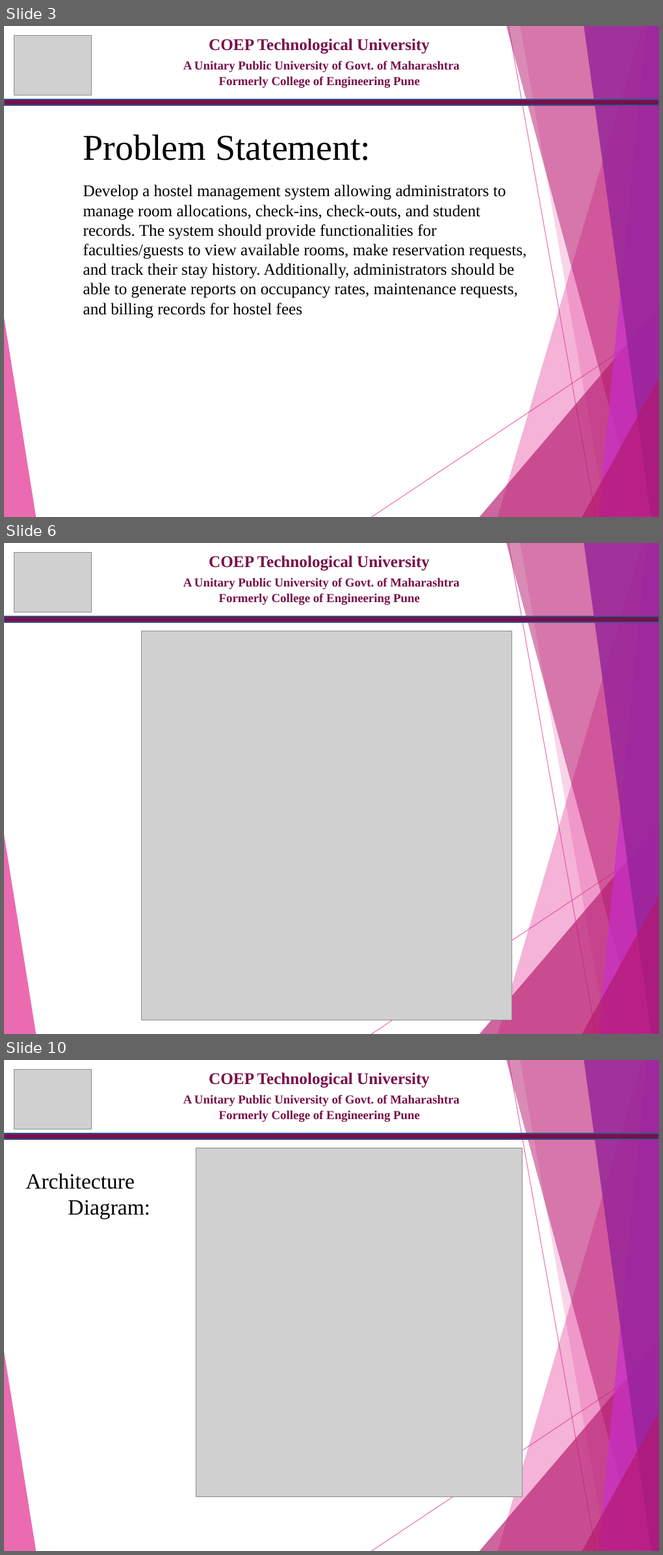
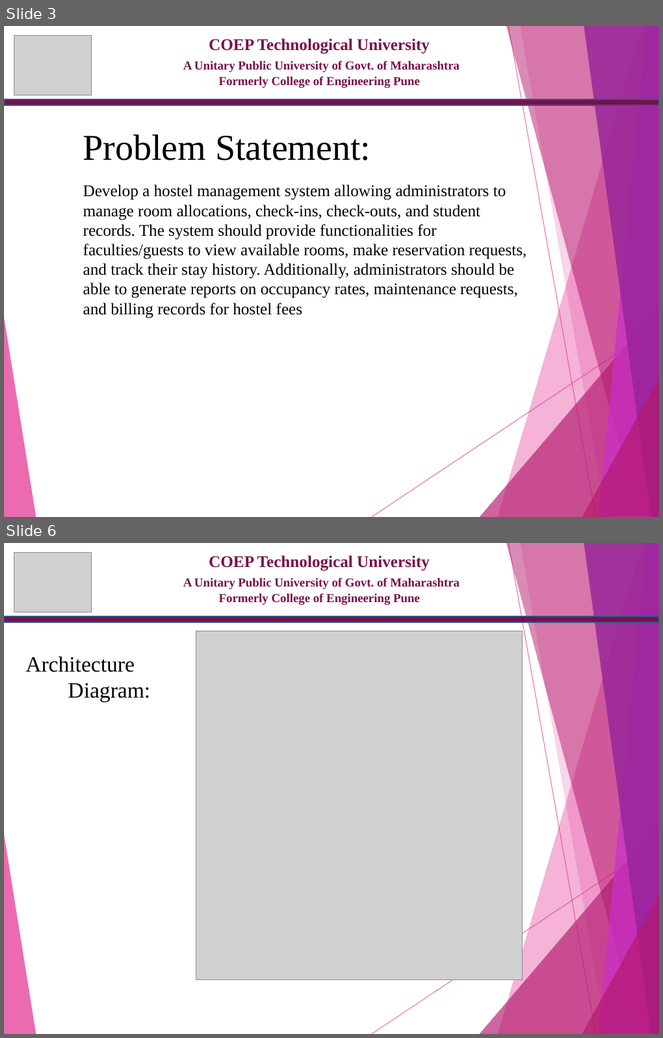
Before and after one commit to Anantahatwar09/Hostel-Management-COEP-Tech, a slide deck: HackSparrow.pptx. Shown one above the other, each under a label of ours: slides 3, 6 and 10 before the commit, slides 3 and 6 after it; the slides between them are not shown. The pictures are 663x1555 and 663x1038 pixels, drawn with LibreOffice and Linux fonts; fonts in the diff are those of the drawing; grey boxes stand for pictures. Boxes give left, top, right and bottom in pixels: in the first picture for what was removed or moved away, otherwise in the second. Text is boxed around its words. In the diff, an @@ line names an element or a change of style, - is before the commit and + after.

```diff
--- a/HackSparrow.pptx
+++ b/HackSparrow.pptx
@@ slide 6 removed at (4, 543, 659, 1034), background #FFFFFF; not listed: 10 template elements that a slide beside it also shows @@
@@ picture removed at (14, 553, 91, 613) @@
@@ text removed at (183, 555, 460, 605) @@
-COEP Technological University
-A Unitary Public University of Govt. of Maharashtra
-Formerly College of Engineering Pune
@@ rectangle removed at (4, 616, 659, 622) @@
@@ picture removed at (142, 631, 512, 1021) @@
@@ what was slide 10 is now slide 6 @@
```
Also in this commit, not shown: 2 slides changed, 3 other slides removed.
